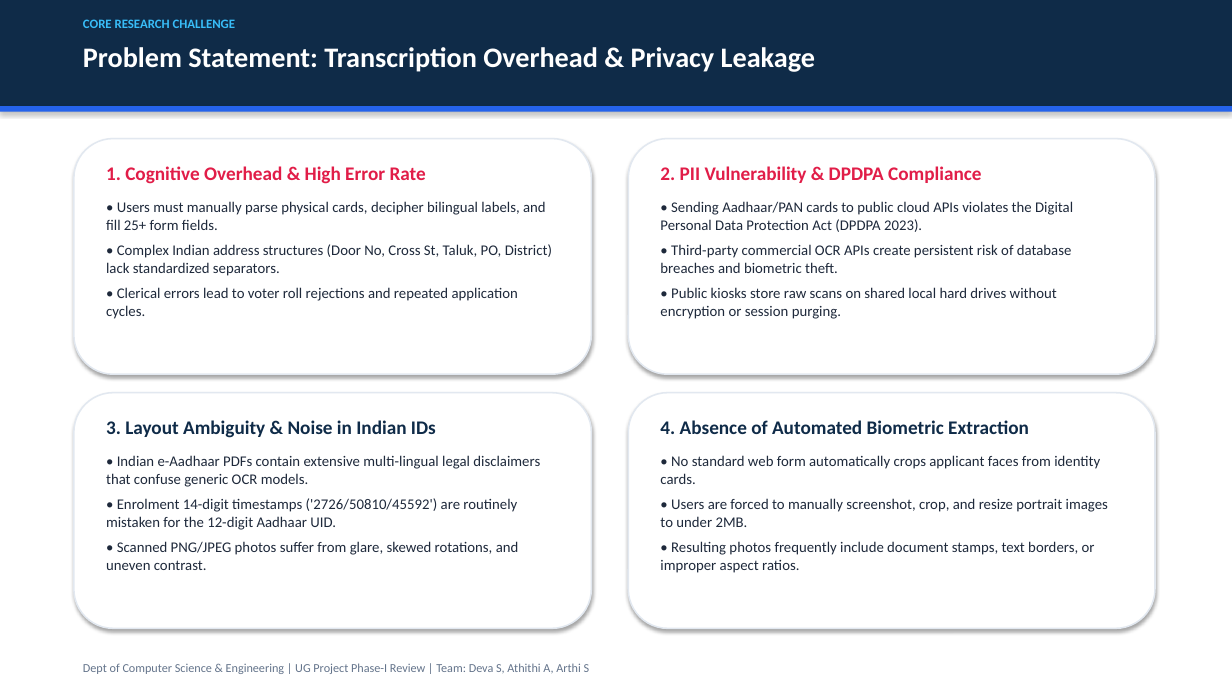
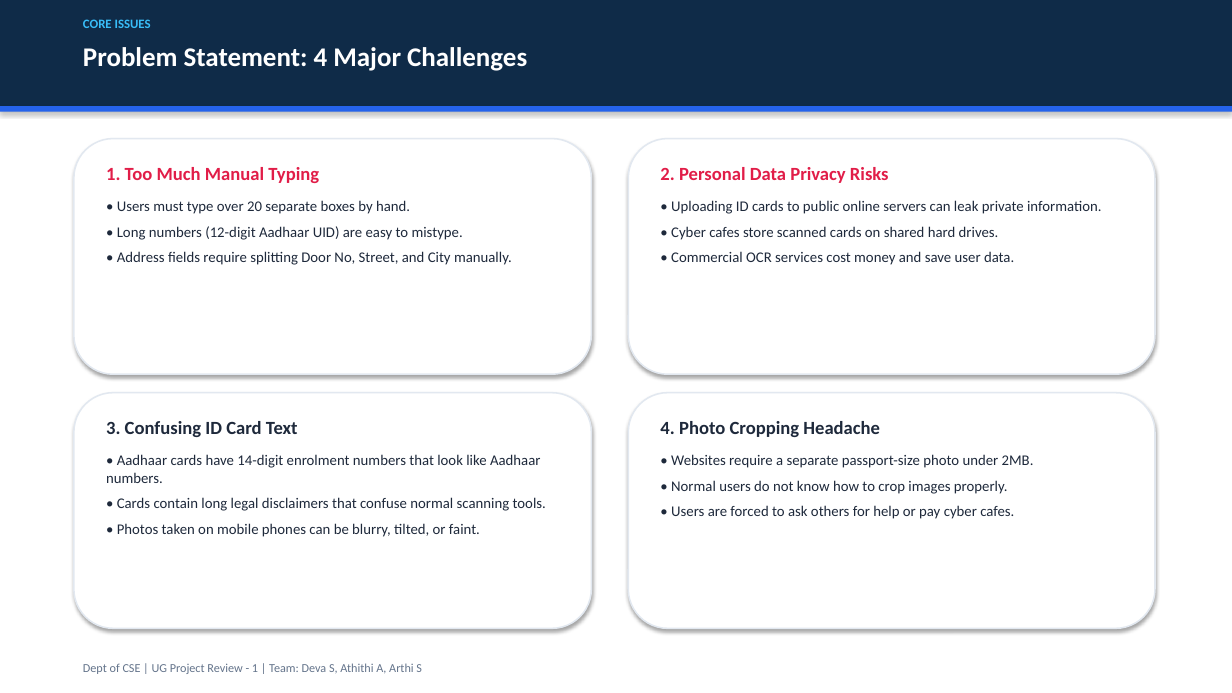
Before and after one commit to deva-2006/govtAutofill, a slide deck: slide 5 of First_Review_UG_Project_Presentation.pptx. Drawn at 1232x693 pixels with LibreOffice and Linux fonts; fonts in the diff are those of the drawing. Boxes give left, top, right and bottom in pixels: in the first picture for what was removed or moved away, otherwise in the second. Text is boxed around its words. In the diff, an @@ line names an element or a change of style, - is before the commit and + after.

```diff
--- a/First_Review_UG_Project_Presentation.pptx
+++ b/First_Review_UG_Project_Presentation.pptx
@@ text at (83, 19, 151, 28): text changed @@
-CORE RESEARCH CHALLENGE
+CORE ISSUES
@@ text at (83, 47, 527, 71): text changed; size 22 to 21 pt @@
-Problem Statement: Transcription Overhead & Privacy Leakage
+Problem Statement: 4 Major Challenges
@@ text at (106, 167, 512, 265): text changed @@
-1. Cognitive Overhead & High Error Rate
-• Users must manually parse physical cards, decipher bilingual labels, and fill 25+ form fields.
-• Complex Indian address structures (Door No, Cross St, Taluk, PO, District) lack standardized separators.
-• Clerical errors lead to voter roll rejections and repeated application cycles.
+1. Too Much Manual Typing
+• Users must type over 20 separate boxes by hand.
+• Long numbers (12-digit Aadhaar UID) are easy to mistype.
+• Address fields require splitting Door No, Street, and City manually.
@@ text at (660, 167, 1102, 265): text changed @@
-2. PII Vulnerability & DPDPA Compliance
-• Sending Aadhaar/PAN cards to public cloud APIs violates the Digital Personal Data Protection Act (DPDPA 2023).
-• Third-party commercial OCR APIs create persistent risk of database breaches and biometric theft.
-• Public kiosks store raw scans on shared local hard drives without encryption or session purging.
+2. Personal Data Privacy Risks
+• Uploading ID cards to public online servers can leak private information.
+• Cyber cafes store scanned cards on shared hard drives.
+• Commercial OCR services cost money and save user data.
@@ text at (106, 421, 546, 537): text changed @@
-3. Layout Ambiguity & Noise in Indian IDs
-• Indian e-Aadhaar PDFs contain extensive multi-lingual legal disclaimers that confuse generic OCR models.
-• Enrolment 14-digit timestamps ('2726/50810/45592') are routinely mistaken for the 12-digit Aadhaar UID.
-• Scanned PNG/JPEG photos suffer from glare, skewed rotations, and uneven contrast.
+3. Confusing ID Card Text
+• Aadhaar cards have 14-digit enrolment numbers that look like Aadhaar numbers.
+• Cards contain long legal disclaimers that confuse normal scanning tools.
+• Photos taken on mobile phones can be blurry, tilted, or faint.
@@ text at (660, 421, 1034, 519): text changed @@
-4. Absence of Automated Biometric Extraction
-• No standard web form automatically crops applicant faces from identity cards.
-• Users are forced to manually screenshot, crop, and resize portrait images to under 2MB.
-• Resulting photos frequently include document stamps, text borders, or improper aspect ratios.
+4. Photo Cropping Headache
+• Websites require a separate passport-size photo under 2MB.
+• Normal users do not know how to crop images properly.
+• Users are forced to ask others for help or pay cyber cafes.
@@ text at (83, 663, 422, 674): text changed @@
-Dept of Computer Science & Engineering | UG Project Phase-I Review | Team: Deva S, Athithi A, Arthi S
+Dept of CSE | UG Project Review - 1 | Team: Deva S, Athithi A, Arthi S
```
Also in this commit, not shown: 15 other slides changed, 1 other file.
